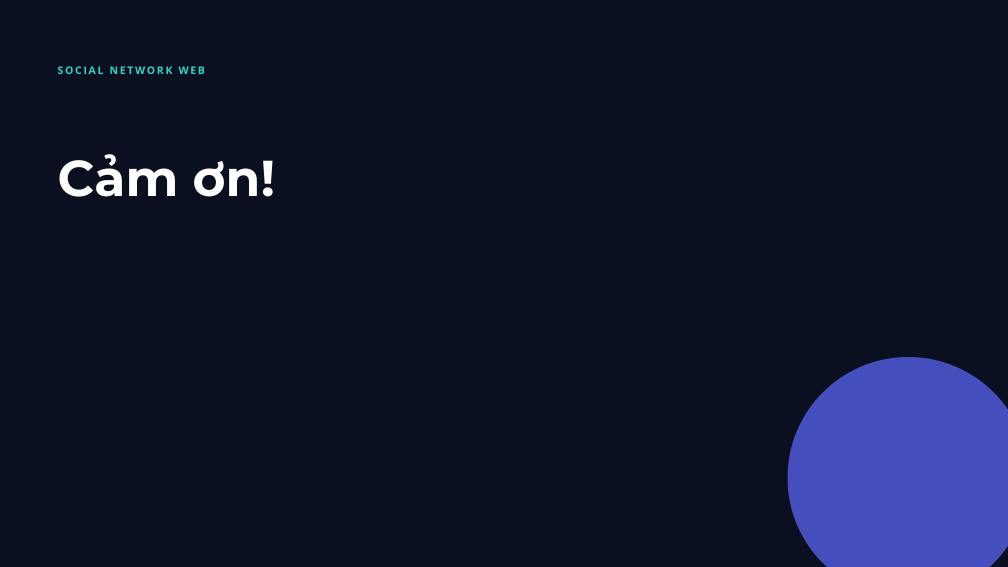
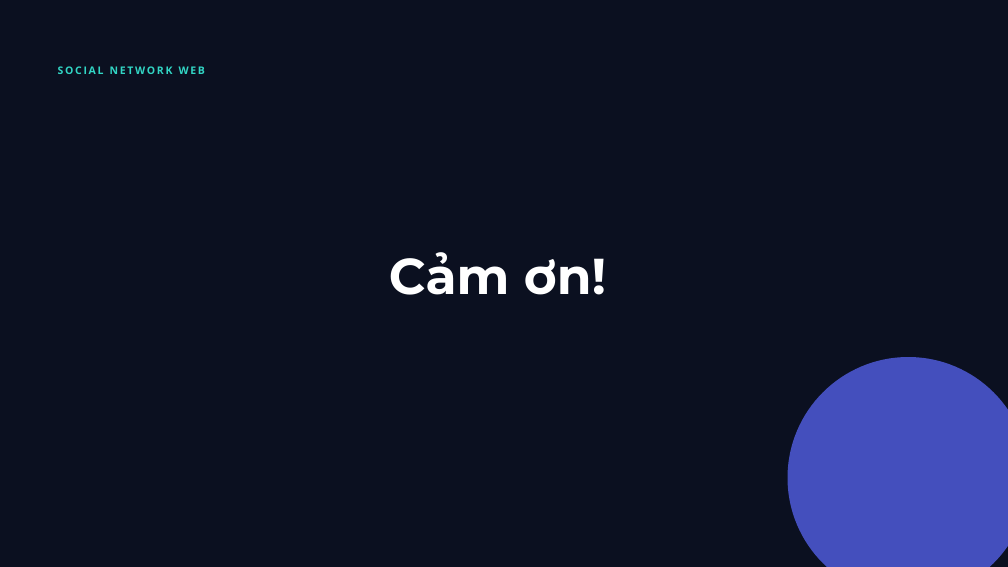
Before and after one commit to Hoangtran135/social-network-appp, a slide deck: slide 12 of Social Network Web.pptx. Drawn at 1008x567 pixels with LibreOffice and Linux fonts; fonts in the diff are those of the drawing. Boxes give left, top, right and bottom in pixels: in the first picture for what was removed or moved away, otherwise in the second. Text is boxed around its words. In the diff, an @@ line names an element or a change of style, - is before the commit and + after.

```diff
--- a/Social Network Web.pptx
+++ b/Social Network Web.pptx
@@ text "Cảm ơn!": place and size @@
-text "Cảm ơn!" at <box>58,154,275,197</box>
+text "Cảm ơn!" at <box>389,252,606,295</box>
```
Also in this commit, not shown: 8 other files.
